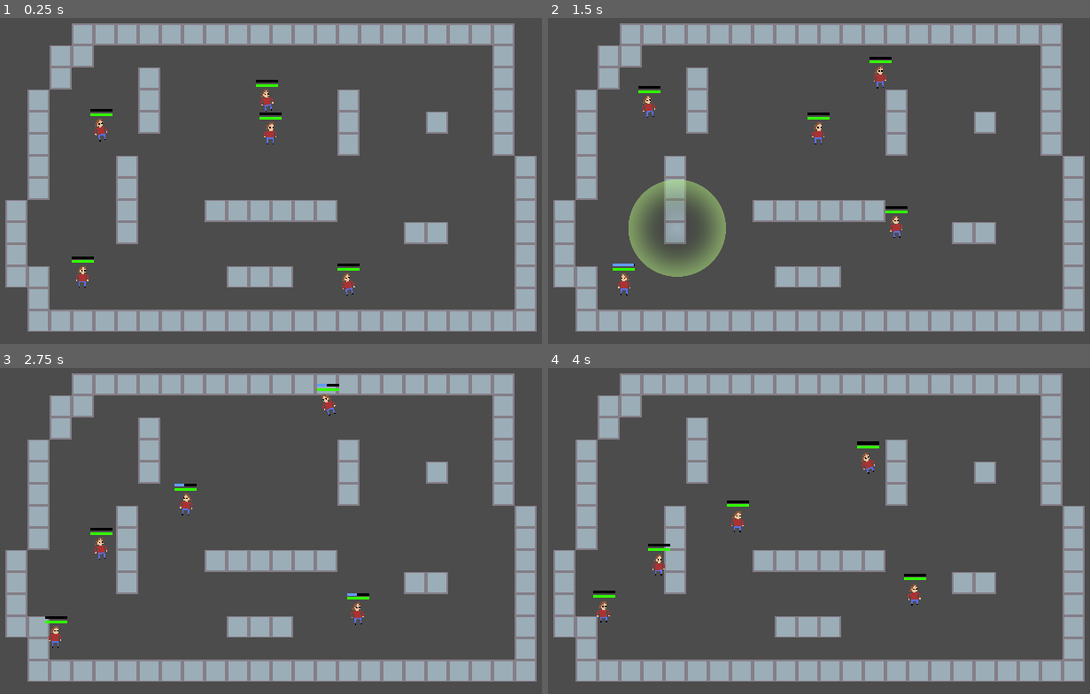
Above: before the commit, frames 1-4 (two rows, left to right).
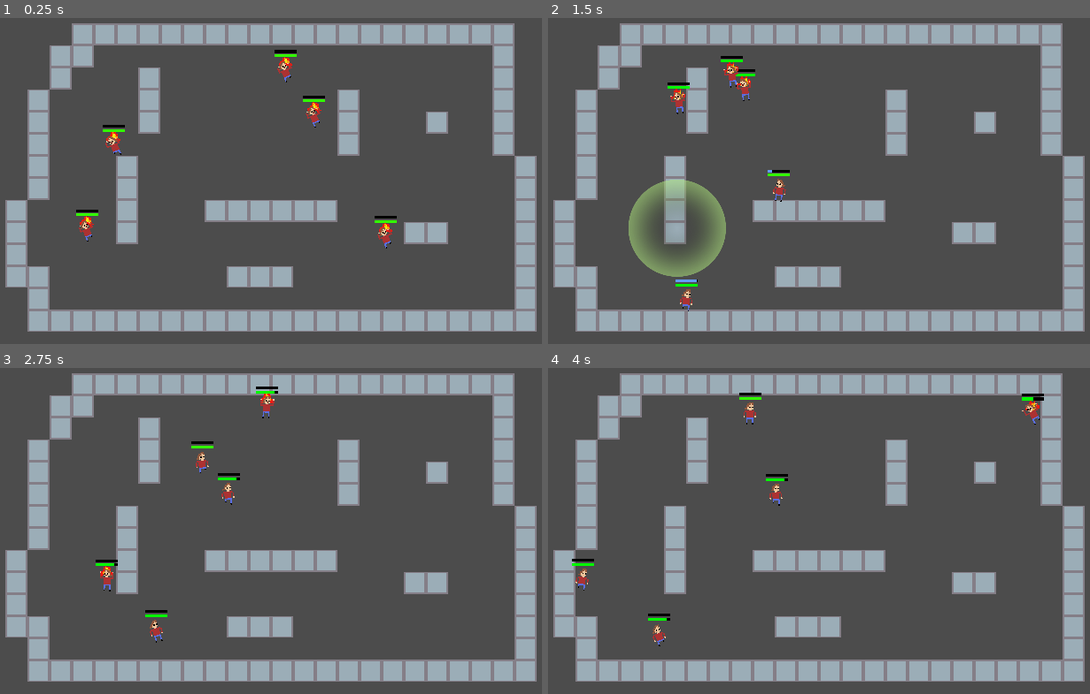
Above: after the commit, the same moments.

Repository: lukeshiner/toms
Game: Godot game, scene res://world/World.tscn
Same seed, same stepped clock (60 frames per second), same inputs: the game is played once before the commit and once after it.
Inputs (mouse positions are in pixels of both pictures, inside the frame that each line leads up to):
- Up to frame 1 (0.25 s): no input
- Up to frame 2 (1.5 s): move the mouse to (976, 187) at 0.52 s; click (976, 187) at 0.67 s; move the mouse to (678, 229) at 1.27 s; click (678, 229) at 1.42 s
- Up to frame 3 (2.75 s): move the mouse to (341, 465) at 2.02 s; click (341, 465) at 2.17 s
- Up to frame 4 (4 s): move the mouse to (781, 641) at 2.77 s; click (781, 641) at 2.92 s; move the mouse to (1030, 619) at 3.52 s; click (1030, 619) at 3.67 s

The runs differ from the first frame. In frame 1, 1.6% of the frame differs, in the area x 13-74%, y 9-86%; in frame 2, 1.5%; in frame 3, 1.5%; in frame 4, 1.5%.

Commit message:
feat: Add burning Tom

Diff:
--- /dev/null
+++ b/State.gd
@@ -0,0 +1,16 @@
+extends Node
+class_name State
+
+onready var parent = get_parent().get_parent()
+
+func state_logic(_delta):
+	pass
+
+func get_transition(_delta):
+	return null
+
+func enter_state(_previous_state):
+	pass
+
+func exit_state(_new_state):
+	pass
--- /dev/null
+++ b/StateMachine.gd
@@ -0,0 +1,24 @@
+extends Node
+class_name StateMachine
+
+
+var state = null
+var previous_state = null
+onready var states = get_children()
+
+onready var parent = get_parent()
+
+func _physics_process(delta):
+	if state != null:
+		state.state_logic(delta)
+		var transition = state.get_transition(delta)
+		if transition != null:
+			set_state(transition)
+
+func set_state(new_state):
+	previous_state = state
+	state = new_state
+	if previous_state != null:
+		previous_state.exit_state(new_state)
+	if new_state != null:
+		state.enter_state(previous_state)
--- /dev/null
+++ b/StateMachine.tscn
@@ -0,0 +1,10 @@
+[gd_scene load_steps=3 format=2]
+
+[ext_resource path="res://StateMachine.gd" type="Script" id=1]
+[ext_resource path="res://State.gd" type="Script" id=2]
+
+[node name="StateMachine" type="Node"]
+script = ExtResource( 1 )
+
+[node name="State" type="Node" parent="."]
+script = ExtResource( 2 )
--- /dev/null
+++ b/fire/Flames.tscn
@@ -0,0 +1,45 @@
+[gd_scene load_steps=9 format=2]
+
+[ext_resource path="res://fire/flames-Sheet.png" type="Texture" id=1]
+
+[sub_resource type="AtlasTexture" id=1]
+atlas = ExtResource( 1 )
+region = Rect2( 0, 0, 16, 16 )
+
+[sub_resource type="AtlasTexture" id=2]
+atlas = ExtResource( 1 )
+region = Rect2( 16, 0, 16, 16 )
+
+[sub_resource type="AtlasTexture" id=3]
+atlas = ExtResource( 1 )
+region = Rect2( 32, 0, 16, 16 )
+
+[sub_resource type="AtlasTexture" id=4]
+atlas = ExtResource( 1 )
+region = Rect2( 48, 0, 16, 16 )
+
+[sub_resource type="AtlasTexture" id=5]
+atlas = ExtResource( 1 )
+region = Rect2( 64, 0, 16, 16 )
+
+[sub_resource type="SpriteFrames" id=6]
+animations = [ {
+"frames": [ SubResource( 1 ), SubResource( 2 ), SubResource( 3 ), SubResource( 4 ), SubResource( 5 ) ],
+"loop": true,
+"name": "default",
+"speed": 15.0
+} ]
+
+[sub_resource type="RectangleShape2D" id=7]
+extents = Vector2( 5.76537, 6.6846 )
+
+[node name="Flames" type="StaticBody2D"]
+collision_layer = 2147483652
+collision_mask = 0
+
+[node name="AnimatedSprite" type="AnimatedSprite" parent="."]
+frames = SubResource( 6 )
+playing = true
+
+[node name="CollisionShape2D" type="CollisionShape2D" parent="."]
+shape = SubResource( 7 )
--- a/project.godot
+++ b/project.godot
@@ -8,9 +8,26 @@
 
 config_version=4
 
-_global_script_classes=[  ]
+_global_script_classes=[ {
+"base": "State",
+"class": "Move",
+"language": "GDScript",
+"path": "res://tom/Move.gd"
+}, {
+"base": "Node",
+"class": "State",
+"language": "GDScript",
+"path": "res://State.gd"
+}, {
+"base": "Node",
+"class": "StateMachine",
+"language": "GDScript",
+"path": "res://StateMachine.gd"
+} ]
 _global_script_class_icons={
-
+"Move": "",
+"State": "",
+"StateMachine": ""
 }
 
 [application]
@@ -28,6 +45,12 @@
 window/stretch/mode="2d"
 window/stretch/aspect="keep"
 
+[layer_names]
+
+2d_physics/layer_1="World"
+2d_physics/layer_2="Tom"
+2d_physics/layer_3="Fire"
+
 [rendering]
 
 quality/driver/driver_name="GLES2"
--- /dev/null
+++ b/tom/Burn.gd
@@ -0,0 +1,50 @@
+extends Move
+
+var damage_timer = Timer.new()
+var stop_burn_timer = Timer.new()
+var damage = 15
+
+func _ready():
+	speed = 8192
+	wobble_step = 17
+	wobble_extent = 9
+
+	damage_timer.one_shot = false
+
+	damage_timer.wait_time = 1.0
+	add_child(damage_timer)
+
+	stop_burn_timer.one_shot = true
+	stop_burn_timer.wait_time = (float(randi() % 30) + 20) / 10
+	self.add_child(stop_burn_timer)
+
+	damage_timer.connect("timeout", self, "_on_damage_timer_timeout")
+
+func _on_damage_timer_timeout():
+	parent.health -= damage
+
+func state_logic(delta):
+	.state_logic(delta)
+	var collided = parent.get_slide_count()
+	if collided or rand_range(0, 1) < 0.02:
+		direction = get_direction()
+
+func get_transition(_delta):
+	if stop_burn_timer.is_stopped():
+		return parent.WANDER
+	return null
+
+func enter_state(_previous_state):
+	parent.animationPlayer.play("Scared")
+	parent.fireSprite.visible = true
+	direction = get_direction()
+	damage_timer.start()
+	stop_burn_timer.start()
+
+func exit_state(_new_state):
+	damage_timer.stop()
+	stop_burn_timer.stop()
+	parent.fireSprite.visible = false
+
+func get_direction():
+	return Vector2.UP.rotated(deg2rad(randi() % 360))
--- /dev/null
+++ b/tom/Freeze.gd
@@ -0,0 +1,14 @@
+extends State
+
+func state_logic(_delta):
+	pass
+
+func get_transition(_delta):
+	return null
+
+func enter_state(_previous_state):
+	parent.sprite.rotation_degrees = 0
+	parent.animationPlayer.play("Idle")
+
+func exit_state(_new_state):
+	pass
--- /dev/null
+++ b/tom/Idle.gd
@@ -0,0 +1,14 @@
+extends State
+
+func state_logic(_delta):
+	pass
+
+func get_transition(_delta):
+	return null
+
+func enter_state(_previous_state):
+	parent.sprite.rotation_degrees = 0
+	parent.animationPlayer.play("Idle")
+
+func exit_state(_new_state):
+	pass
--- /dev/null
+++ b/tom/Move.gd
@@ -0,0 +1,39 @@
+extends State
+class_name Move
+
+var direction = Vector2.ZERO
+var wobble_time = 0
+var wobble_step = 15
+var wobble_extent = 7
+var speed = 0
+var velocity = Vector2.ZERO
+
+func state_logic(delta):
+	velocity = direction * speed
+	parent.move_and_slide_with_snap(velocity * delta, Vector2(16, 16))
+
+	if velocity.x < 0:
+		parent.sprite.flip_h = true
+	else:
+		parent.sprite.flip_h = false
+	if velocity != Vector2.ZERO:
+		parent.sprite.rotation_degrees = lerp(-wobble_extent, wobble_extent, sin(wobble_time))
+		wobble_time += wobble_step * delta
+	else:
+		parent.sprite.rotation_degrees = 0
+
+func get_transition(_delta):
+	return null
+
+func enter_state(_previous_state):
+	parent.animationPlayer.play("Run")
+
+func exit_state(_new_state):
+	pass
+
+func get_direction():
+	var directions = [
+		Vector2.UP, Vector2.LEFT, Vector2.RIGHT, Vector2.DOWN, Vector2.ZERO
+	]
+	var index = randi() % directions.size()
+	return directions[index]
--- /dev/null
+++ b/tom/RunFrom.gd
@@ -0,0 +1,15 @@
+extends Move
+
+func _ready():
+	speed = 6720
+	wobble_step = 17
+	wobble_extent = 9
+
+func get_transition(_delta):
+	return null
+
+func enter_state(_previous_state):
+	parent.animationPlayer.play("Run")
+
+func exit_state(_new_state):
+	pass
--- a/tom/Tom.gd
+++ b/tom/Tom.gd
@@ -1,23 +1,19 @@
 extends KinematicBody2D
 
 onready var sprite = $Sprite
+onready var fireSprite = $Flaming
+onready var stateMachine = $StateMachine
 onready var animationPlayer = $AnimationPlayer
 onready var focusTimer = $FocusTimer
 onready var healthBar = $HealthBar
 onready var focusBar = $FocusBar
 
-var velocity = Vector2.ZERO
-var direction = Vector2.UP
+onready var WANDER = $StateMachine/Wander
+onready var FREEZE = $StateMachine/Freeze
+onready var RUN_FROM = $StateMachine/RunFrom
+onready var BURN = $StateMachine/Burn
 
-var wobble_time = 0
-var wobble_step = 15
-var wobble_extent = 7
-
-export(int) var walk_speed = 3200
-export(int) var run_speed = 6720
 export(float) var focus_time = 1.0
-var speed = walk_speed
-var random_direction = true
 
 var health = 100.0 setget health_set
 
@@ -26,48 +22,23 @@
 	health = value
 
 func _ready():
-	direction = get_direction()
-	animationPlayer.play("Idle")
+	randomize()
+	stateMachine.set_state(BURN)
 
-func _physics_process(delta):
-	velocity = direction * speed
-	move_and_slide_with_snap(velocity * delta, Vector2(16, 16))
-	var collided = get_slide_count()
-	if random_direction:
-		if collided or rand_range(0, 1) < 0.01:
-			direction = get_direction()
-	if velocity != Vector2.ZERO:
-		sprite.rotation_degrees = lerp(-wobble_extent, wobble_extent, sin(wobble_time))
-		wobble_time += wobble_step * delta
-	else:
-		sprite.rotation_degrees = 0
+func _physics_process(_delta):
 	var focus_value = inverse_lerp(0, focus_time, focusTimer.time_left)
 	focusBar.value = lerp(0, 100, focus_value)
-	if velocity.x < 0:
-		sprite.flip_h = true
-	else:
-		sprite.flip_h = false
-
-
-func get_direction():
-	var directions = [
-		Vector2.UP, Vector2.LEFT, Vector2.RIGHT, Vector2.DOWN, Vector2.ZERO
-	]
-	var index = randi() % directions.size()
-	return directions[index]
 
 func run_from(location):
+	stateMachine.set_state(RUN_FROM)
 	var to_mouse = position.direction_to(location)
-	direction = to_mouse * -1
-	speed = run_speed
-	random_direction = false
+	var direction = to_mouse * -1
 	focusTimer.start(focus_time)
+	stateMachine.state.direction = direction
 
 func freeze():
-	direction = Vector2.ZERO
-	random_direction = false
 	focusTimer.start(focus_time)
+	stateMachine.set_state(FREEZE)
 
 func _on_FocusTimer_timeout():
-	speed = walk_speed
-	random_direction = true
+	stateMachine.set_state(WANDER)
--- a/tom/Tom.tscn
+++ b/tom/Tom.tscn
@@ -6,13 +6,44 @@
 [ext_resource path="res://tom/health_bar_under.png" type="Texture" id=4]
 [ext_resource path="res://tom/focus_bar_progress.png" type="Texture" id=5]
 [ext_resource path="res://tom/health_bar_progress.png" type="Texture" id=6]
+[ext_resource path="res://tom/TomStateMachine.gd" type="Script" id=7]
+[ext_resource path="res://tom/Wander.gd" type="Script" id=8]
+[ext_resource path="res://tom/Move.gd" type="Script" id=9]
+[ext_resource path="res://tom/Idle.gd" type="Script" id=10]
+[ext_resource path="res://tom/Freeze.gd" type="Script" id=11]
+[ext_resource path="res://tom/RunFrom.gd" type="Script" id=12]
+[ext_resource path="res://tom/tom_fire-Sheet.png" type="Texture" id=13]
+[ext_resource path="res://tom/Burn.gd" type="Script" id=14]
 
-[sub_resource type="CapsuleShape2D" id=1]
+[sub_resource type="AtlasTexture" id=1]
+atlas = ExtResource( 13 )
+region = Rect2( 0, 0, 16, 16 )
+
+[sub_resource type="AtlasTexture" id=2]
+atlas = ExtResource( 13 )
+region = Rect2( 16, 0, 16, 16 )
+
+[sub_resource type="AtlasTexture" id=3]
+atlas = ExtResource( 13 )
+region = Rect2( 32, 0, 16, 16 )
+
+[sub_resource type="AtlasTexture" id=4]
+atlas = ExtResource( 13 )
+region = Rect2( 48, 0, 16, 16 )
+
+[sub_resource type="SpriteFrames" id=5]
+animations = [ {
+"frames": [ SubResource( 1 ), SubResource( 2 ), SubResource( 3 ), SubResource( 4 ) ],
+"loop": true,
+"name": "default",
+"speed": 5.0
+} ]
+
+[sub_resource type="CapsuleShape2D" id=6]
 radius = 3.54343
 height = 6.54183
 
-[sub_resource type="Animation" id=2]
-resource_name = "Idle"
+[sub_resource type="Animation" id=7]
 length = 0.3
 loop = true
 tracks/0/type = "value"
@@ -28,19 +59,85 @@
 "values": [ 0, 1, 2 ]
 }
 
+[sub_resource type="Animation" id=8]
+resource_name = "Run"
+length = 0.3
+loop = true
+tracks/0/type = "value"
+tracks/0/path = NodePath("Sprite:frame")
+tracks/0/interp = 1
+tracks/0/loop_wrap = true
+tracks/0/imported = false
+tracks/0/enabled = true
+tracks/0/keys = {
+"times": PoolRealArray( 0, 0.1, 0.2 ),
+"transitions": PoolRealArray( 1, 1, 1 ),
+"update": 1,
+"values": [ 18, 19, 20 ]
+}
+
+[sub_resource type="Animation" id=9]
+resource_name = "Scared"
+length = 0.4
+loop = true
+tracks/0/type = "value"
+tracks/0/path = NodePath("Sprite:frame")
+tracks/0/interp = 1
+tracks/0/loop_wrap = true
+tracks/0/imported = false
+tracks/0/enabled = true
+tracks/0/keys = {
+"times": PoolRealArray( 0, 0.1, 0.2, 0.3 ),
+"transitions": PoolRealArray( 1, 1, 1, 1 ),
+"update": 1,
+"values": [ 14, 15, 16, 17 ]
+}
+
 [node name="Tom" type="KinematicBody2D"]
+collision_layer = 2
+collision_mask = 7
 script = ExtResource( 2 )
+
+[node name="StateMachine" type="Node" parent="."]
+script = ExtResource( 7 )
+
+[node name="Wander" type="Node" parent="StateMachine"]
+script = ExtResource( 8 )
+
+[node name="Move" type="Node" parent="StateMachine"]
+script = ExtResource( 9 )
+
+[node name="Idle" type="Node" parent="StateMachine"]
+script = ExtResource( 10 )
+
+[node name="Freeze" type="Node" parent="StateMachine"]
+script = ExtResource( 11 )
+
+[node name="RunFrom" type="Node" parent="StateMachine"]
+script = ExtResource( 12 )
+
+[node name="Burn" type="Node" parent="StateMachine"]
+script = ExtResource( 14 )
+
+[node name="Flaming" type="AnimatedSprite" parent="."]
+visible = false
+position = Vector2( 0, -4.72471 )
+frames = SubResource( 5 )
+frame = 3
+playing = true
 
 [node name="Sprite" type="Sprite" parent="."]
 texture = ExtResource( 1 )
-hframes = 14
-frame = 1
+hframes = 21
+frame = 17
 
 [node name="CollisionShape2D" type="CollisionShape2D" parent="."]
-shape = SubResource( 1 )
+shape = SubResource( 6 )
 
 [node name="AnimationPlayer" type="AnimationPlayer" parent="."]
-anims/Idle = SubResource( 2 )
+anims/Idle = SubResource( 7 )
+anims/Run = SubResource( 8 )
+anims/Scared = SubResource( 9 )
 
 [node name="FocusTimer" type="Timer" parent="."]
 one_shot = true
--- /dev/null
+++ b/tom/TomStateMachine.gd
@@ -0,0 +1,10 @@
+extends StateMachine
+
+func get_transition(_delta):
+	pass
+
+func enter_state(_new_state, _old_state):
+	pass
+
+func exit_state(_old_state, _new_state):
+	pass
--- /dev/null
+++ b/tom/Wander.gd
@@ -0,0 +1,24 @@
+extends Move
+
+func _ready():
+	speed = 3200
+
+func state_logic(delta):
+	.state_logic(delta)
+	var collided = parent.get_slide_count()
+	if collided or rand_range(0, 1) < 0.01:
+		direction = get_direction()
+	if velocity != Vector2.ZERO:
+		parent.animationPlayer.play("Run")
+	else:
+		parent.animationPlayer.play("Idle")
+
+func get_transition(_delta):
+	return null
+
+func enter_state(_previous_state):
+	parent.animationPlayer.play("Idle")
+	direction = get_direction()
+
+func exit_state(_new_state):
+	pass
--- a/world/InputHandler.gd
+++ b/world/InputHandler.gd
@@ -12,7 +12,6 @@
 
 func _input(event):
 	if event is InputEventMouseButton and event.pressed:
-		print(event)
 		click_indicator(event.position)
 		for tom in toms:
 			if tom.position.distance_to(event.position) <= focus_distance:
Binary file added: fire/flames-Sheet.png
Not shown, added: fire/flames-Sheet.png.import
Not shown: 1 places in tom/Tom.tscn that only renumber resources
Binary file changed: tom/tom.png
Binary file added: tom/tom_fire-Sheet.png
Not shown, added: tom/tom_fire-Sheet.png.import
